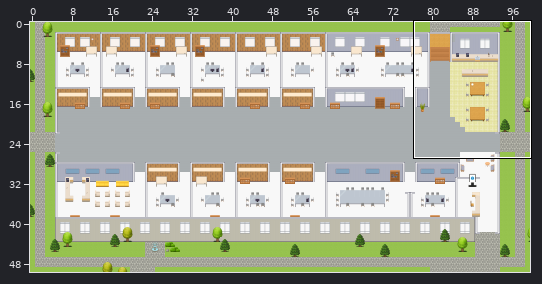
Tiled map (JSON), stored at maps/Lab-Enablement-Platform.tmj. Above: a wide view before the commit, with the close-up outlined.
Close-up. The starting point:
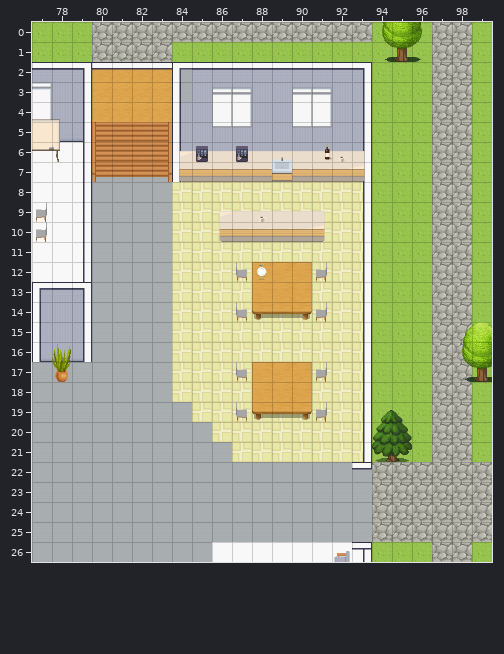
Cells are 32x32 px. Shown: x 77..99, y 0..26. The commit also changed other parts of the map, which this record leaves out.
New version:
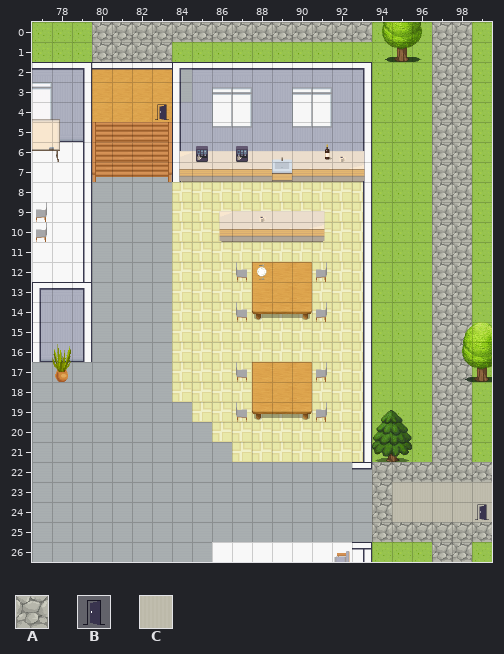
Key: from "Exterior": A 638; from "User_Zones": B 65; from "room2": C 328.
_ is an empty cell.
What changed:
{"where": "layer \"outside\""}
{"y":23,"x":95,"old":"AAAAA","new":"CCCCC"}
{"y":24,"x":95,"old":"AAAAA","new":"CCCCC"}
{"where": "layer \"zones\""}
{"y":4,"x":83,"old":"_","new":"B"}
{"y":24,"x":99,"old":"_","new":"B"}
